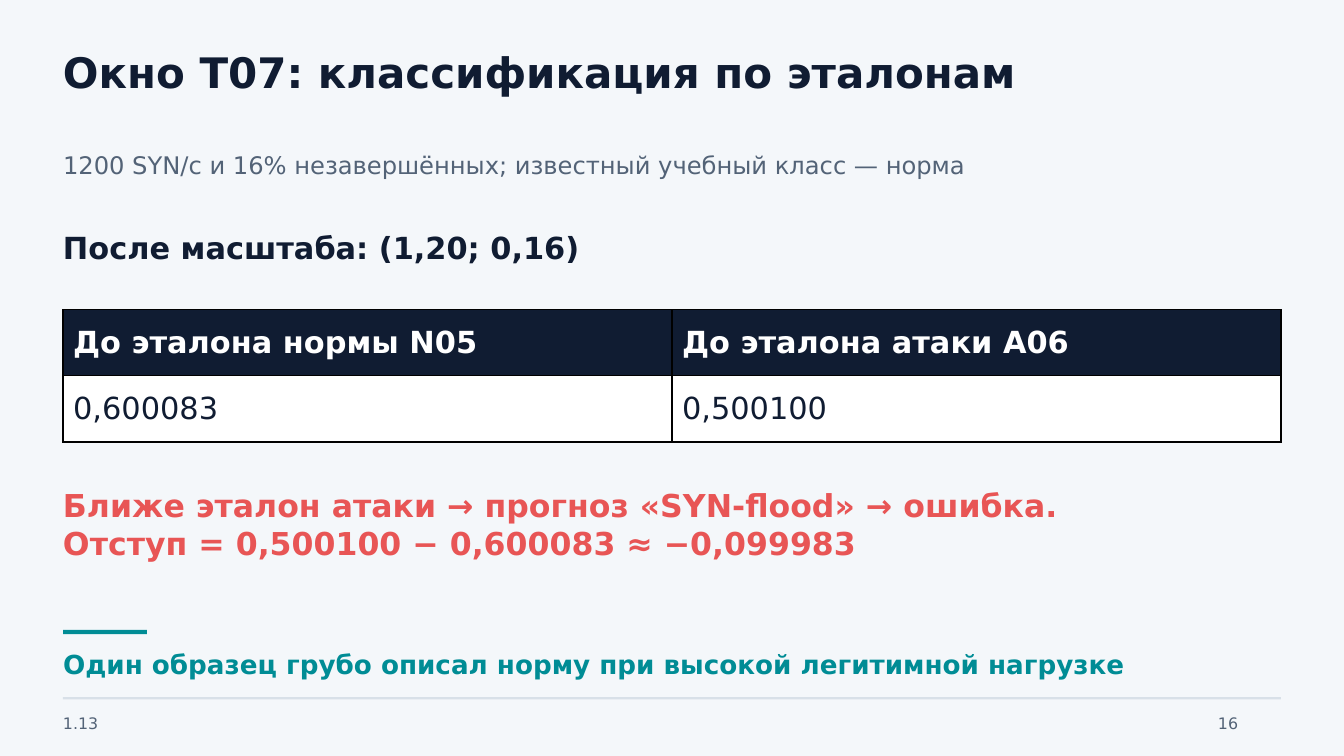
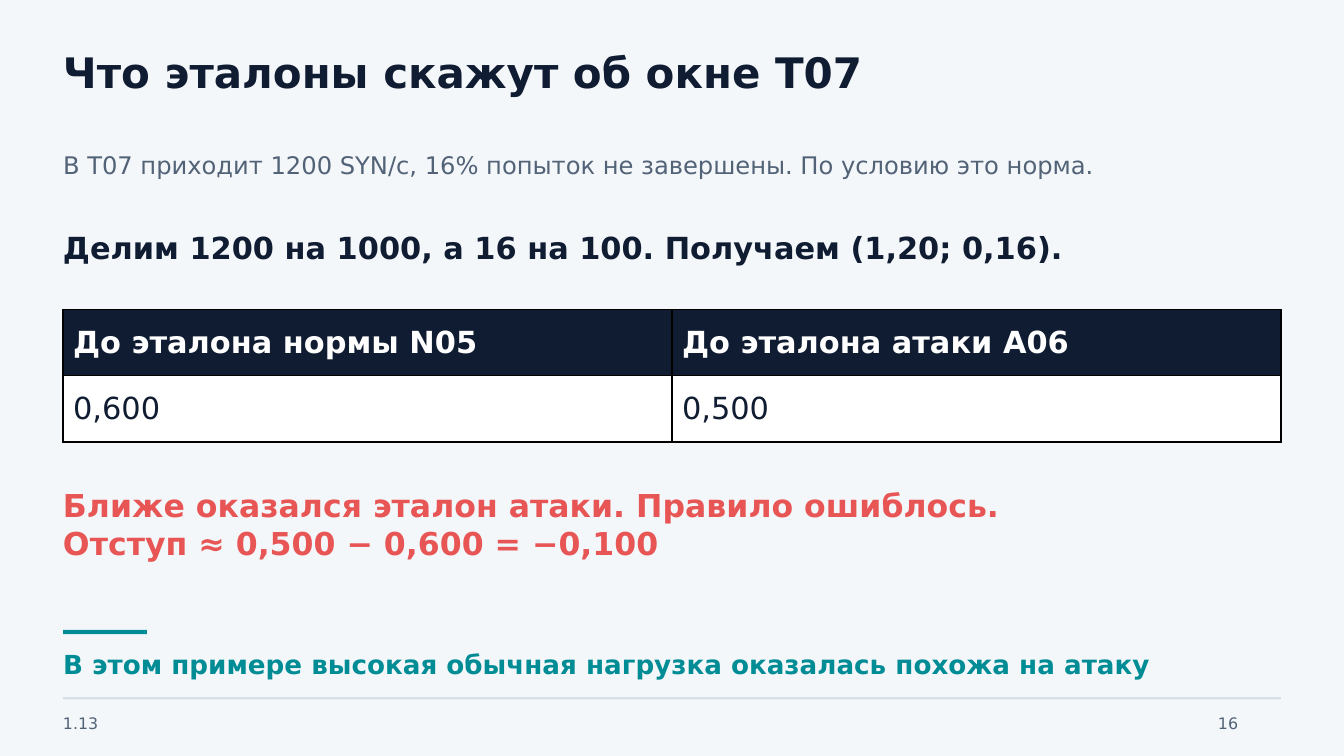
Before and after one commit to johnnilson664-sys/gis, a slide deck: slide 16 of presentations/1.13-etalony-otstupy/Etalony_otstupy_SYN_flood.pptx. Drawn at 1344x756 pixels with LibreOffice and Linux fonts; fonts in the diff are those of the drawing. Boxes give left, top, right and bottom in pixels: in the first picture for what was removed or moved away, otherwise in the second. Text is boxed around its words. In the diff, an @@ line names an element or a change of style, - is before the commit and + after.

Commit message:
Simplify presentation wording and add annotated notebook plot to the practical example

```diff
--- a/presentations/1.13-etalony-otstupy/Etalony_otstupy_SYN_flood.pptx
+++ b/presentations/1.13-etalony-otstupy/Etalony_otstupy_SYN_flood.pptx
@@ text at (63,55,862,97): text changed @@
-Окно T07: классификация по эталонам
+Что эталоны скажут об окне T07
@@ text at (63,156,1094,179): text changed @@
-1200 SYN/с и 16% незавершённых; известный учебный класс — норма
+В T07 приходит 1200 SYN/с, 16% попыток не завершены. По условию это норма.
@@ text at (63,236,1062,265): text changed @@
-После масштаба: (1,20; 0,16)
+Делим 1200 на 1000, а 16 на 100. Получаем (1,20; 0,16).
@@ table at (63,310,1280,442) @@
-row 2, column 1: 0,600083
+row 2, column 1: 0,600
-row 2, column 2: 0,500100
+row 2, column 2: 0,500
@@ text at (63,492,999,562): text changed @@
-Ближе эталон атаки → прогноз «SYN-flood» → ошибка.
-Отступ = 0,500100 − 0,600083 ≈ −0,099983
+Ближе оказался эталон атаки. Правило ошиблось.
+Отступ ≈ 0,500 − 0,600 = −0,100
@@ text at (63,653,1149,679): text changed @@
-Один образец грубо описал норму при высокой легитимной нагрузке
+В этом примере высокая обычная нагрузка оказалась похожа на атаку
```
Also in this commit, not shown: 21 other slides changed, 1 slide added, 8 other files.
